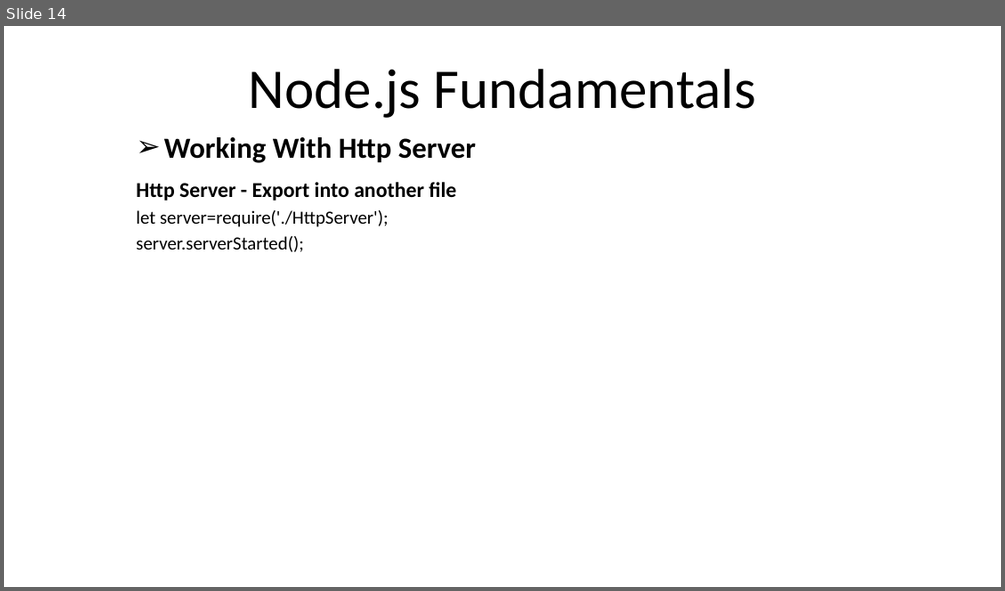
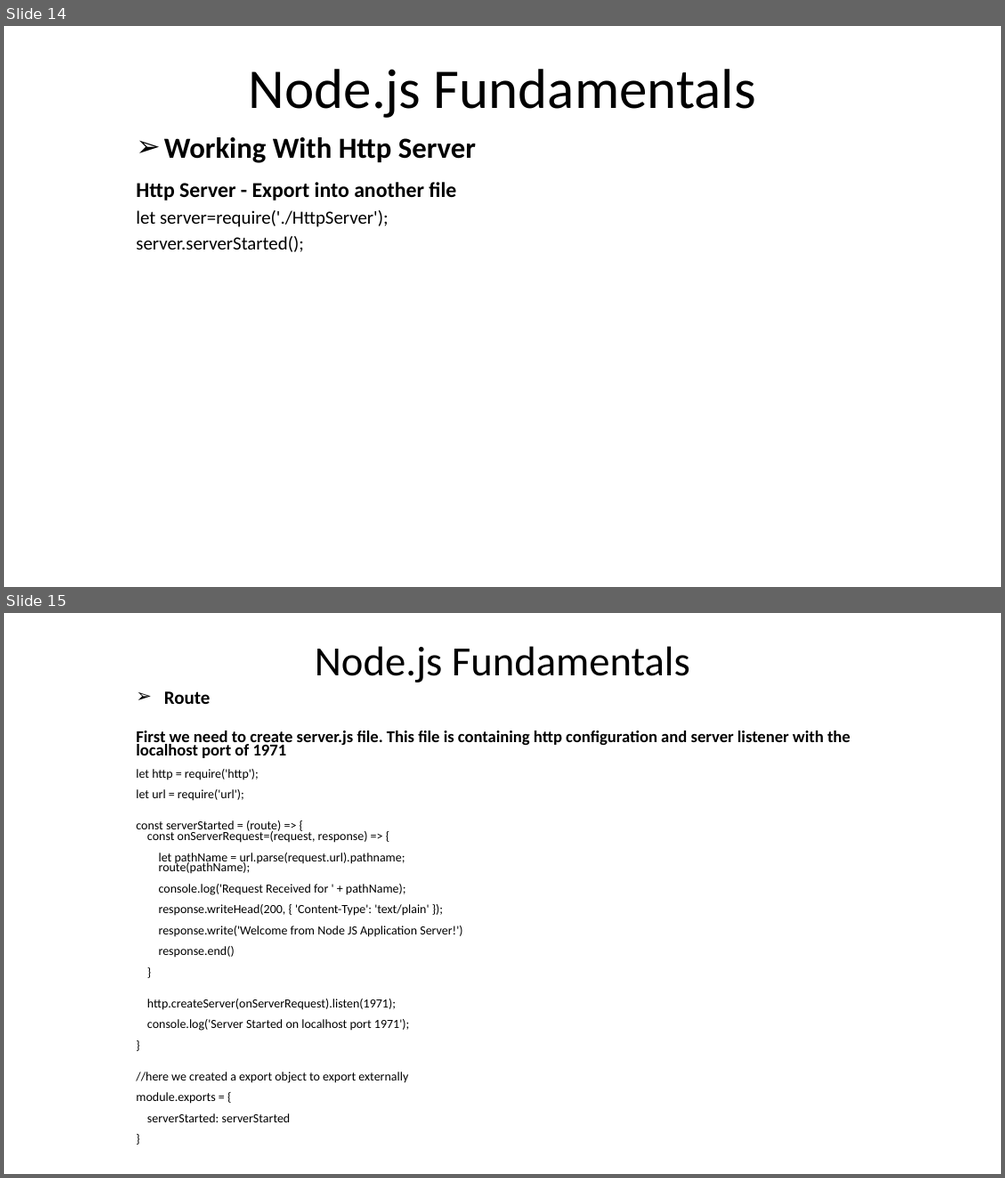
Before and after one commit to rezaice07/nodejs-fundamentals, a slide deck: ppt/01. Introduction.pptx. Shown one above the other, each under a label of ours: slide 14 before the commit, slides 14 and 15 after it. The pictures are 1005x591 and 1005x1178 pixels, drawn with LibreOffice and Linux fonts; fonts in the diff are those of the drawing. Boxes give left, top, right and bottom in pixels: in the first picture for what was removed or moved away, otherwise in the second. Text is boxed around its words. In the diff, an @@ line names an element or a change of style, - is before the commit and + after.

```diff
--- a/ppt/01. Introduction.pptx
+++ b/ppt/01. Introduction.pptx
@@ slide 15 added at (4, 613, 1001, 1174), background #FFFFFF @@
@@ title added at (315, 646, 690, 682), 40 pt, text #000000 @@
+Node.js Fundamentals
@@ subtitle added at (136, 691, 850, 1122), 12 pt, text #000000 @@
+➢ Route
+First we need to create server.js file. This file is containing http configuration and server listener with the localhost port of 1971
+let http = require('http');
+let url = require('url');
+const serverStarted = (route) => {
+const onServerRequest=(request, response) => {
+let pathName = url.parse(request.url).pathname;
+route(pathName);
+console.log('Request Received for ' + pathName);
+response.writeHead(200, { 'Content-Type': 'text/plain' });
+response.write('Welcome from Node JS Application Server!')
+response.end()
+}
+http.createServer(onServerRequest).listen(1971);
+console.log('Server Started on localhost port 1971');
+}
+//here we created a export object to export externally
+module.exports = {
+serverStarted: serverStarted
+}
```
Also in this commit, not shown: 1 other slide added, 5 other files.
